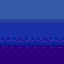
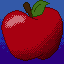
Layers edited between the first and the second 64×64 image:
showed group "Grupo de recorte 1" (4 layers) over [left=1, top=0, right=63, bottom=61]
"Copiar de Camada de máscara" (1st of 2, in "Grupo de recorte 1"): opacity 35% → 43%, painted on it over [left=1, top=0, right=63, bottom=61]
added layer "Copiar de Camada de máscara" (2nd of 2, in "Grupo de recorte 1") (35%) in group "Grupo de recorte 1" over [left=1, top=0, right=63, bottom=61]
painted on "fundo Mescladas" over [left=1, top=0, right=63, bottom=61]
